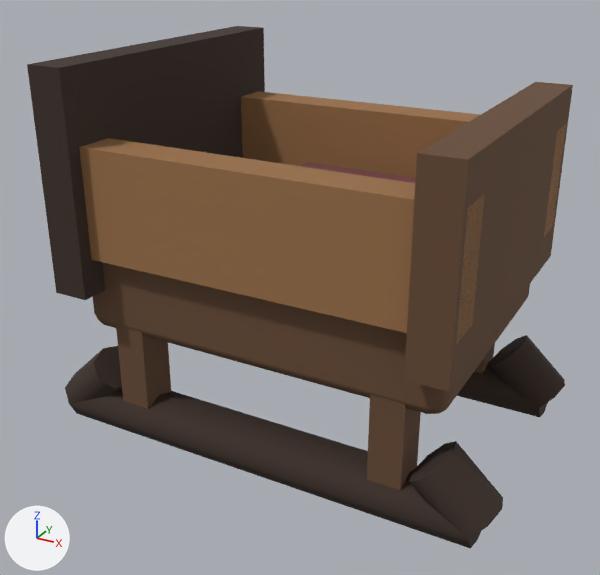
A saved change to the glTF model public/assets/maps/detail-v1/models/cradle.glb.
The view is the same before and after, from a 50 mm camera at (0.761, -1.464, 1.035) aimed at (-0.018, -0.046, 0.327). Every picture has the same lights, and +X, +Y and +Z are marked at lower left. The picture after the commit comes second. Vertices at exactly the same position are counted once.

In view in the first picture: 'cradle'.
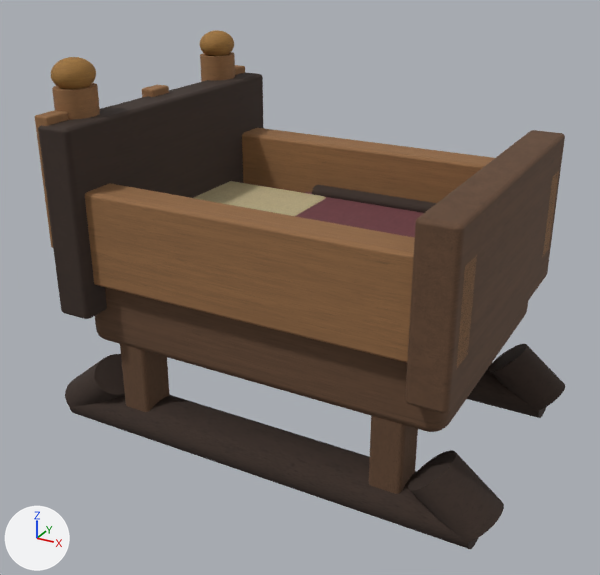
Location of each change, (x1, y1, x2, y2) in pixels of the pictures (600 x 575 px; the box of a moved part takes in the faces that stretch with it):
'cradle', surface changed, reshaped
    before: (27, 26, 573, 549)
    after: (35, 30, 565, 549)
part 1 of me_mesh_0, added (brown)
    after: (200, 52, 235, 82)
part 2 of me_mesh_0, added (brown)
    after: (52, 83, 100, 120)
part 3 of me_mesh_0, added (brown)
    after: (200, 30, 234, 56)
part 4 of me_mesh_0, added (brown)
    after: (51, 57, 96, 89)
part 5 of me_mesh_0, added (brown)
    after: (312, 185, 436, 213)
part 6 of me_mesh_0, rebuilt
    before: (93, 262, 530, 414)
    after: (95, 287, 528, 432)
part 7 of me_mesh_0, rebuilt (10% shorter)
    before: (79, 138, 485, 344)
    after: (85, 183, 477, 368)
part 8 of me_mesh_0, rebuilt (9% narrower, 18% shorter)
    before: (116, 325, 171, 409)
    after: (120, 343, 170, 412)
part 9 of me_mesh_0, rebuilt (10% shorter)
    before: (27, 26, 265, 300)
    after: (38, 72, 263, 319)
part 10 of me_mesh_0, rebuilt (not visible afterwards)
    before: (474, 343, 495, 374)
part 11 of me_mesh_0, rebuilt (9% shorter)
    before: (404, 82, 573, 392)
    after: (405, 130, 565, 413)
part 12 of me_mesh_0, rebuilt (9% narrower, 18% shorter)
    before: (367, 395, 421, 491)
    after: (369, 415, 418, 494)
part 13 of me_mesh_0, rebuilt (11% shorter)
    before: (241, 91, 566, 235)
    after: (242, 128, 559, 256)
part 14 of me_mesh_0, added (brown)
    after: (296, 192, 423, 238)
part 15 of me_mesh_0, added (beige)
    after: (194, 181, 326, 216)
part 16 of me_mesh_0, added (mostly hidden)
    after: (235, 65, 245, 75)
part 17 of me_mesh_0, added
    after: (142, 85, 169, 97)
part 18 of me_mesh_0, added
    after: (35, 110, 69, 248)
part 19 of me_mesh_0, moved or reshaped
    before: (65, 163, 565, 549)
    after: (65, 344, 565, 549)

What changed in the scene script:
```text
Change mat_material_0:
    remove # nodes: BsdfPrincipled, OutputMaterial, TexImage
    remove # uses the picture img_map_detail_palette_v1
    nodes: BsdfPrincipled, Mix, NormalMap, OutputMaterial, SeparateColor, TexImage x3, VertexColor
    uses the picture img_map_detail_base_color
    uses the picture img_map_detail_normal
    uses the picture img_map_detail_orm
Change me_mesh_0:
    remove me_mesh_0.from_pydata(...)  # 284 vertices, 504 faces; spans x -0.5..0.5, y -0.35..0.35, z 0.0..0.8
    add me_mesh_0.from_pydata(...)  # 3534 vertices, 6968 faces; spans x -0.5..0.5, y -0.35..0.35, z 0.0..0.8
    me_mesh_0 part 1: a new loose piece, a 24-sided cylinder along z spanning x -0.443..-0.366, y 0.198..0.292, z 0.605..0.745, in mat_material_0
    me_mesh_0 part 2: a new loose piece, a 24-sided cylinder along z spanning x -0.443..-0.366, y -0.292..-0.198, z 0.605..0.745, in mat_material_0
    me_mesh_0 part 3: a new loose piece, a UV sphere (28 segments, 18 rings, poles along z) spanning x -0.443..-0.366, y 0.198..0.292, z 0.738..0.8, in mat_material_0
    me_mesh_0 part 4: a new loose piece, a UV sphere (28 segments, 18 rings, poles along z) spanning x -0.443..-0.366, y -0.292..-0.198, z 0.738..0.8, in mat_material_0
    me_mesh_0 part 5: a new loose piece, a 24-sided cylinder along x spanning x -0.116..0.337, y 0.189..0.231, z 0.443..0.471, in mat_material_0
    me_mesh_0 part 6: the loose piece of 56 vertices spanning x -0.395..0.395, y -0.292..0.292, z 0.249..0.447 is rebuilt with 152 vertices and now spans x -0.395..0.395, y -0.292..0.292, z 0.215..0.386
    me_mesh_0 part 7: the loose piece of 8 vertices spanning x -0.414..0.414, y -0.321..-0.239, z 0.425..0.651 is rebuilt with 152 vertices and now spans x -0.414..0.414, y -0.321..-0.239, z 0.367..0.562
    me_mesh_0 part 8: the loose piece of 8 vertices spanning x -0.323..-0.255, y -0.286..-0.204, z 0.059..0.348 is rebuilt with 152 vertices and now spans x -0.323..-0.255, y -0.286..-0.204, z 0.051..0.3
    me_mesh_0 part 9: the loose piece of 8 vertices spanning x -0.414..-0.337, y -0.35..0.35, z 0.348..0.8 is rebuilt with 152 vertices and now spans x -0.414..-0.337, y -0.35..0.35, z 0.3..0.691
    me_mesh_0 part 10: the loose piece of 8 vertices spanning x 0.255..0.323, y 0.204..0.286, z 0.059..0.348 is rebuilt with 152 vertices and now spans x 0.255..0.323, y 0.204..0.286, z 0.051..0.3
    me_mesh_0 part 11: the loose piece of 8 vertices spanning x 0.337..0.414, y -0.338..0.338, z 0.348..0.728 is rebuilt with 152 vertices and now spans x 0.337..0.414, y -0.338..0.338, z 0.3..0.628
    me_mesh_0 part 12: the loose piece of 8 vertices spanning x 0.255..0.323, y -0.286..-0.204, z 0.059..0.348 is rebuilt with 152 vertices and now spans x 0.255..0.323, y -0.286..-0.204, z 0.051..0.3
    me_mesh_0 part 13: the loose piece of 8 vertices spanning x -0.414..0.414, y 0.239..0.321, z 0.425..0.651 is rebuilt with 152 vertices and now spans x -0.414..0.414, y 0.239..0.321, z 0.367..0.562
    me_mesh_0 part 14: a new loose piece of 152 vertices spanning x -0.149..0.381, y -0.222..0.222, z 0.398..0.453, in mat_material_0
    me_mesh_0 part 15: a new loose piece of 152 vertices spanning x -0.357..-0.067, y -0.198..0.198, z 0.394..0.457, in mat_material_0
    me_mesh_0 part 16: a new loose piece of 152 vertices spanning x -0.422..-0.388, y 0.286..0.344, z 0.441..0.706, in mat_material_0
    me_mesh_0 part 17: a new loose piece of 152 vertices spanning x -0.422..-0.388, y -0.029..0.029, z 0.441..0.706, in mat_material_0
    me_mesh_0 part 18: a new loose piece of 152 vertices spanning x -0.422..-0.388, y -0.344..-0.286, z 0.441..0.706, in mat_material_0
    me_mesh_0 part 19: 160 vertices removed from x -0.5..0.5, y -0.309..0.309, z 0.015..0.524; 296 vertices added at x -0.5..0.5, y -0.309..0.309, z 0.001..0.151
    other edits to the shape of me_mesh_0 do not show in these pictures
```
